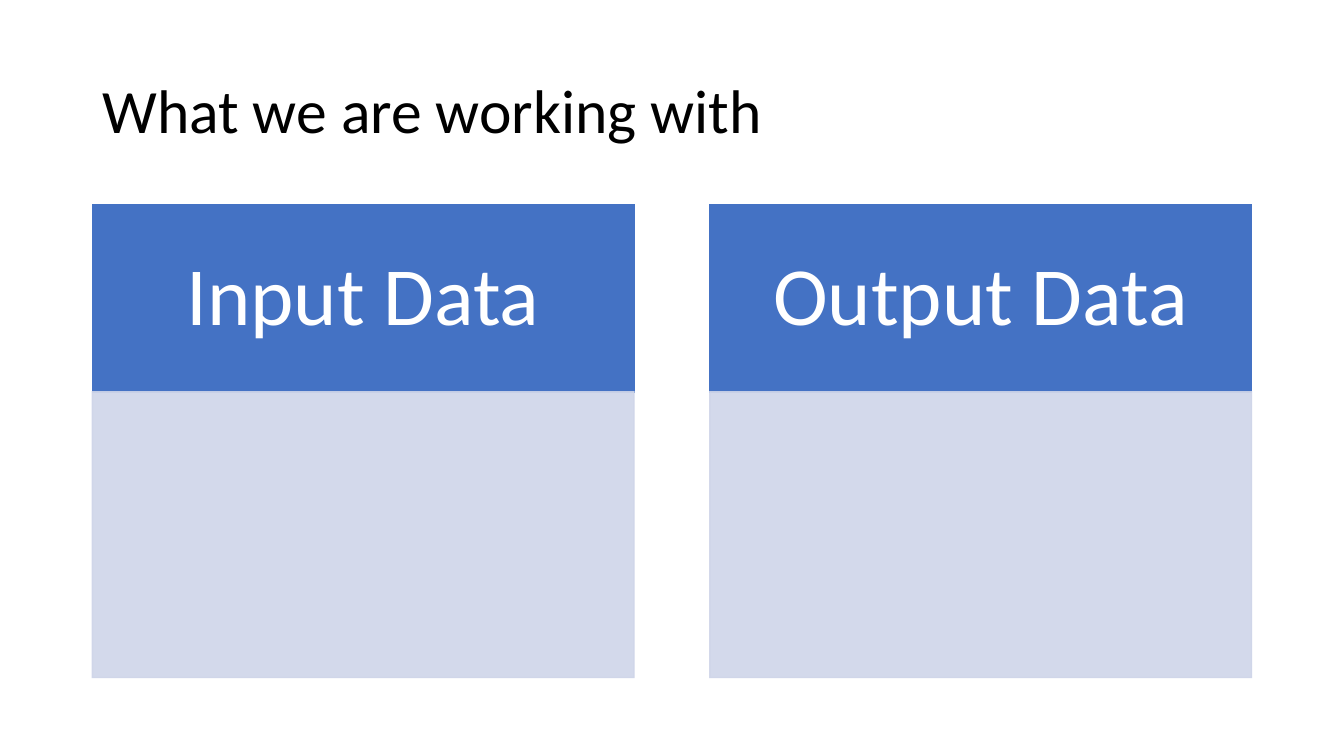
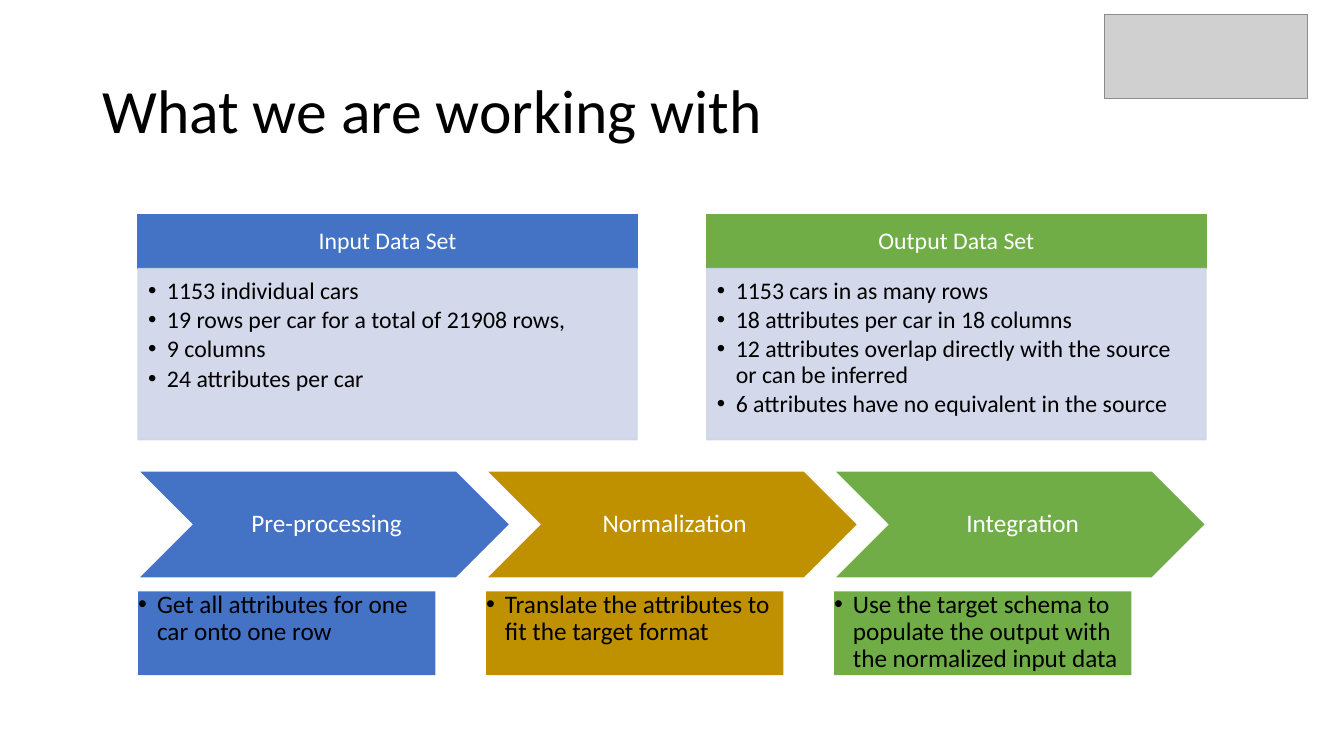
Before and after one commit to imi-diener/Onedot_application, a slide deck: slide 2 of presentation_data_transformation.pptx. Drawn at 1344x756 pixels with LibreOffice and Linux fonts; fonts in the diff are those of the drawing; grey boxes stand for pictures. Boxes give left, top, right and bottom in pixels: in the first picture for what was removed or moved away, otherwise in the second. Text is boxed around its words. In the diff, an @@ line names an element or a change of style, - is before the commit and + after.

```diff
--- a/presentation_data_transformation.pptx
+++ b/presentation_data_transformation.pptx
@@ picture added at (1105,14,1309,98) @@
@@ rectangle: place and size @@
-rectangle at (93,205,634,392)
+rectangle at (138,215,637,269)
@@ text at (319,233,457,253): text changed; size 59 to 17 pt @@
-Input Data
+Input Data Set
@@ rectangle added at (707,215,1206,269), fill #70AD47, outline #70AD47 1 pt @@
@@ text at (878,233,1035,253): text changed; size 59 to 17 pt @@
-Output Data
+Output Data Set
@@ rectangle: place and size @@
-rectangle at (93,392,634,678)
+rectangle at (138,269,637,441)
@@ rectangle: place and size @@
-rectangle at (710,205,1251,392)
+rectangle at (707,269,1206,441)
@@ rectangle at (707,269,1206,441): fill #4472C4 to #CFD5EA at 90% opacity; outline #4472C4 1 pt to #CFD5EA 1 pt @@
@@ text added at (167,282,566,391), 17 pt, text #000000 @@
+  • 1153 individual cars
+  • 19 rows per car for a total of 21908 rows,
+  • 9 columns
+  • 24 attributes per car
@@ text added at (736,282,1170,416), 17 pt, text #000000 @@
+  • 1153 cars in as many rows
+  • 18 attributes per car in 18 columns
+  • 12 attributes overlap directly with the source or can be inferred
+  • 6 attributes have no equivalent in the source
@@ rectangle removed at (710,392,1251,678) @@
@@ group added at (138,471,1206,676): 6 texts, 3 chevrons, 3 rectangles @@
+Pre-processing
+  • Get all attributes for one car onto one row
+Normalization
+  • Translate the attributes to fit the target format
+Integration
+  • Use the target schema to populate the output with the normalized input data
```
Also in this commit, not shown: 3 other slides changed, 2 other files.
